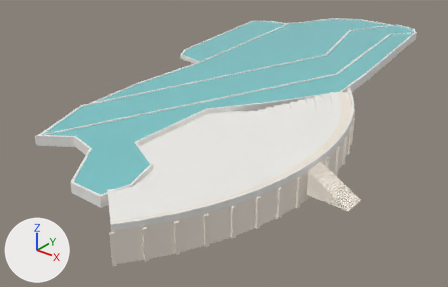
The FBX model Assets/Models/Buildings/Amphitheatre_Pond.fbx as it was, and as the next commit left it.
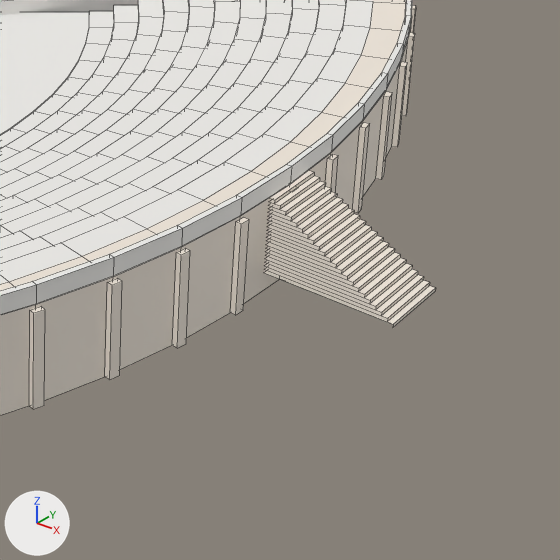
Each version is shown whole from a 50 mm camera at (60.8, -67.2, 44.3) aimed at (-8.5, 19.3, -9.3), then close up on the part from 49% to 90% of the width and 37% to 100% of the height. Every picture has the same lights, and +X, +Y and +Z are marked at lower left. The last two pictures show the newer version. The close-ups show mesh edges as thin lines. Where no turn or scale is listed for an object, it has been applied to the vertices. Vertices at exactly the same position are counted once.

In view in the first close-up: 'Amphitheatre_Pond'.
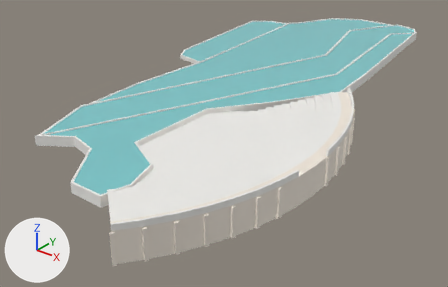
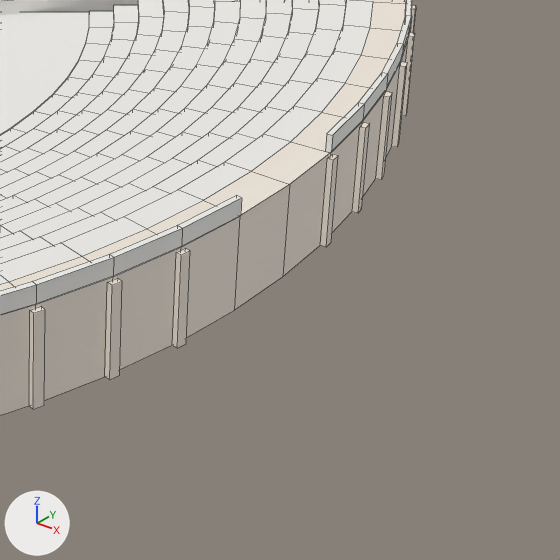
Changed parts and their boxes [x1, y1, x2, y2] in the close-ups (560 x 560 px):
'Amphitheatre_Pond', reshaped: before [0, 0, 436, 415]; after [0, 0, 416, 415]
part 1 of me_amphitheatre_pond, deleted: before [230, 170, 436, 327]
part 2 of me_amphitheatre_pond, cut back: before [237, 134, 333, 216]; after [325, 134, 333, 153]

The change, as a diff of the scene's bpy script:
```diff
--- a/Assets/Models/Buildings/Amphitheatre_Pond.fbx.py
+++ b/Assets/Models/Buildings/Amphitheatre_Pond.fbx.py
@@ me_amphitheatre_pond @@
 # used by ob_amphitheatre_pond; location = (0.0, 0.0, 0.0)
 # verts and faces of me_amphitheatre_pond; kept vertices keep their numbers, new ones are numbered from 1087
 # before: 595 (22.9, -3.8, 4.9) at pixel (241, 197), 596 (22.6, -3.8, 4.9) at pixel (236, 195), 597 (22.6, -3.8, 4.0), 598 (22.9, -3.8, 4.0) at pixel (240, 215), 609 (23.0, 0.0, 4.9) at pixel (291, 166)
 # before: 610 (22.8, 0.0, 4.9) at pixel (285, 164), 611 (22.8, 0.0, 4.0), 612 (23.0, 0.0, 4.0) at pixel (290, 184), 623 (22.9, 3.8, 4.9) at pixel (332, 135), 624 (22.6, 3.8, 4.9) at pixel (326, 133)
 # before: 625 (22.6, 3.8, 4.0), 626 (22.9, 3.8, 4.0) at pixel (331, 152)
-me_amphitheatre_pond.from_pydata(...)  # 1087 vertices, 746 faces; spans x -38.3..29.6, y -28.7..88.0, z -0.8..4.9
+me_amphitheatre_pond.from_pydata(...)  # 935 vertices, 690 faces; spans x -38.3..23.2, y -28.7..88.0, z -0.8..4.9
+# me_amphitheatre_pond part 1: 24 loose pieces with 148 vertices, spanning x 22.8..29.6, y -4.1..1.9, z -0.8..4.0, are deleted
+# me_amphitheatre_pond part 2
+delete_vertices([*range(609, 613)])  # with the faces that use them
+faces += [(595, 598, 597, 596), (623, 624, 625, 626)]  # mat_concrete (white #efedea)
 me_amphitheatre_pond.materials.append(mat_concrete)
```
